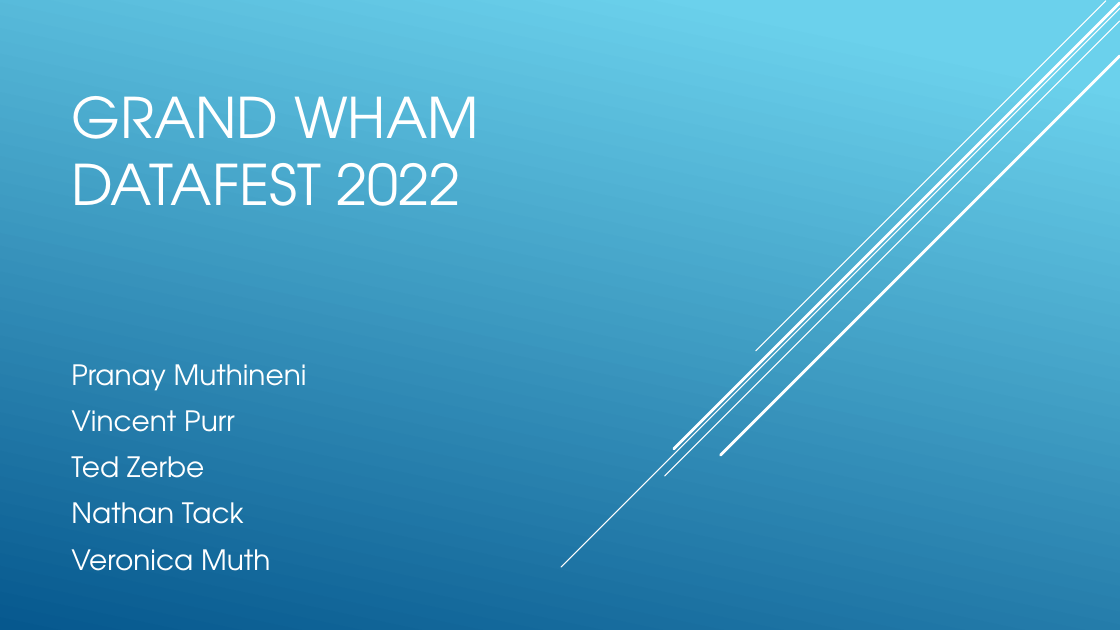
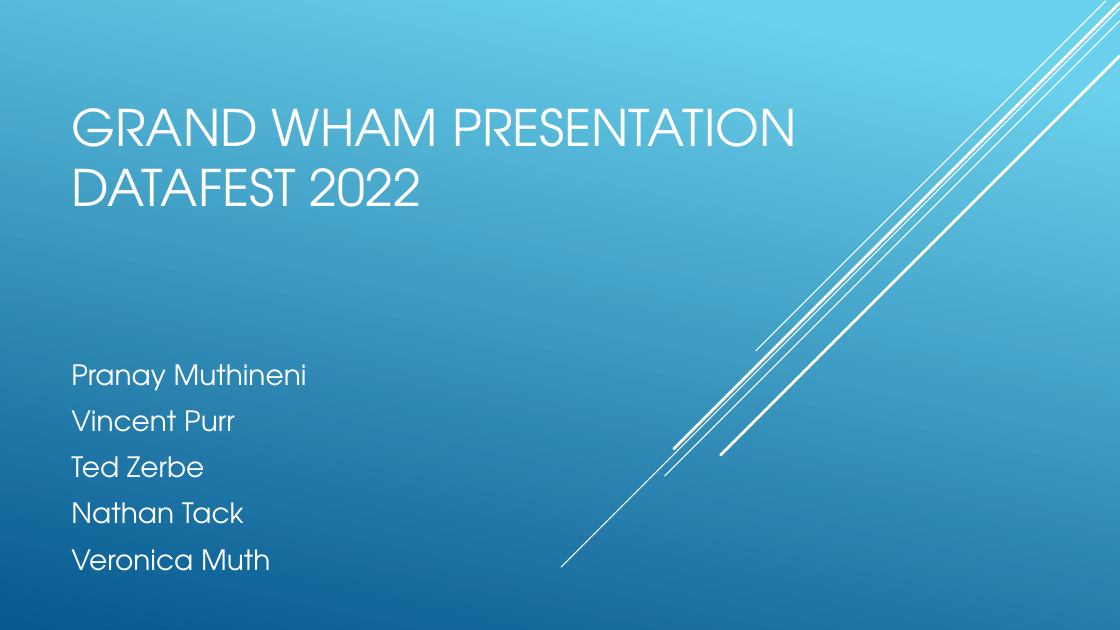
Before and after one commit to natenyahoo/GrandWham, a slide deck: slide 1 of GrandWhamPresentation.pptx. Drawn at 1120x630 pixels with LibreOffice and Linux fonts; fonts in the diff are those of the drawing. Boxes give left, top, right and bottom in pixels: in the first picture for what was removed or moved away, otherwise in the second. Text is boxed around its words. In the diff, an @@ line names an element or a change of style, - is before the commit and + after.

Commit message:
Add files via upload
Updated final presentation

```diff
--- a/GrandWhamPresentation.pptx
+++ b/GrandWhamPresentation.pptx
@@ title at [71,108,796,207]: text changed; size 48 to 43.2 pt @@
-GRAND WHAM
-DATAFEST 2022
+GRAND WHAM PRESENTATION
+DATAFEST 2022
```
Also in this commit, not shown: 1 other slide changed, 4 slides added, 2 slides removed.
